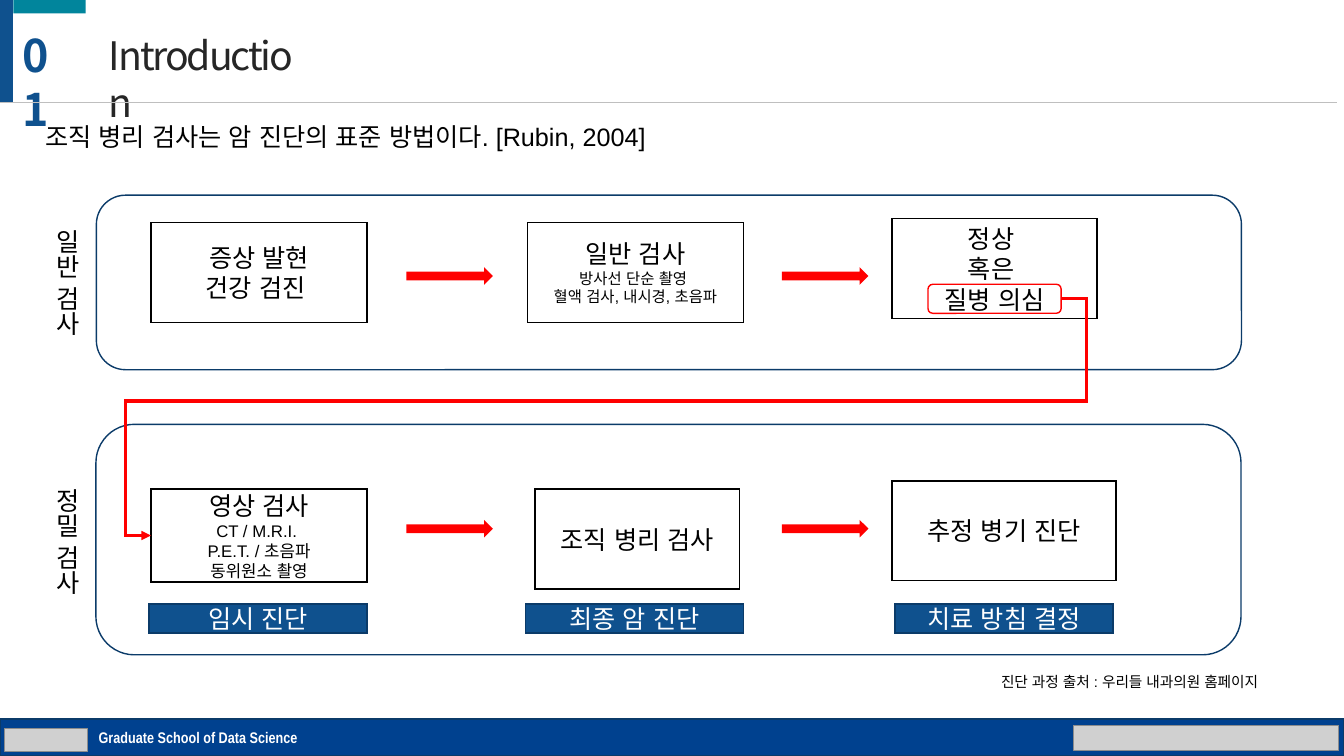
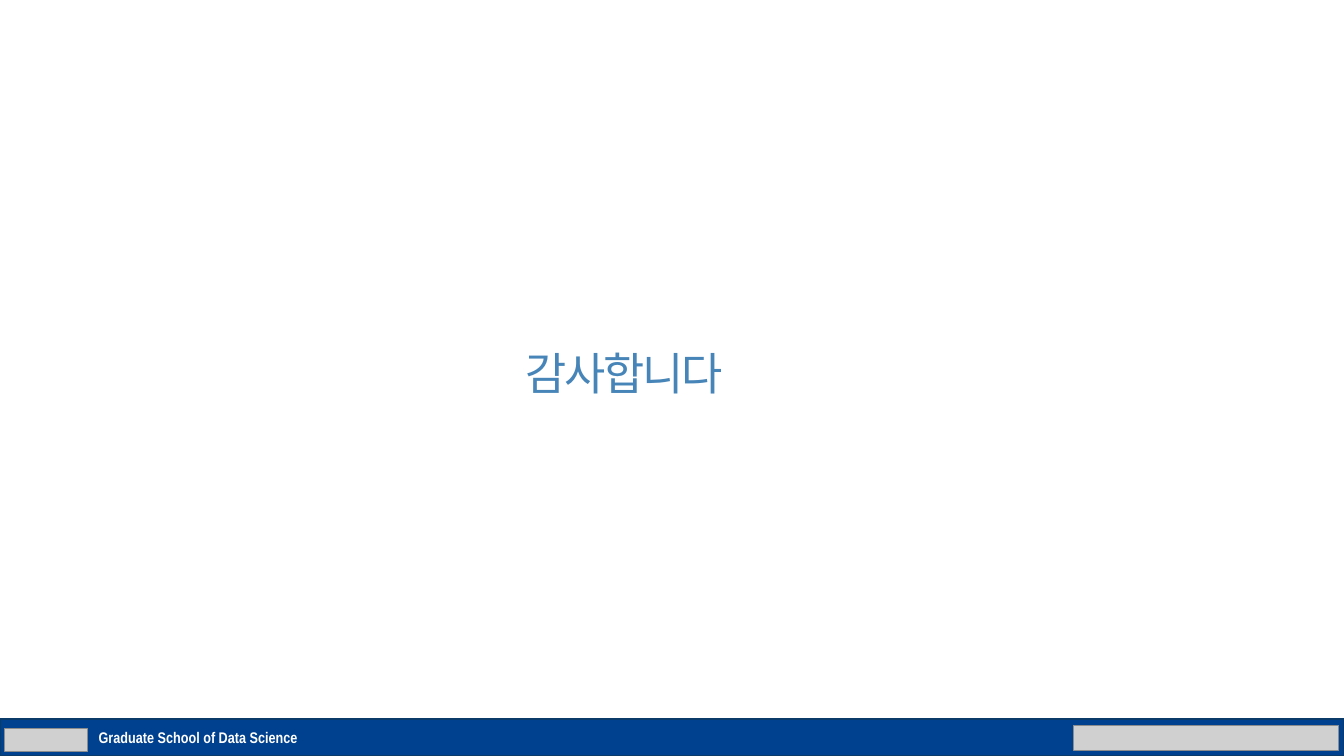
Before and after one commit to gusrn0505/TIL, a slide deck: slide 21 of 씨젠/발표 자료(다듬는 중).pptx (slide 22 before the commit). Drawn at 1344x756 pixels with LibreOffice and Linux fonts; fonts in the diff are those of the drawing; grey boxes stand for pictures. Boxes give left, top, right and bottom in pixels: in the first picture for what was removed or moved away, otherwise in the second. Text is boxed around its words. In the diff, an @@ line names an element or a change of style, - is before the commit and + after.

```diff
--- a/씨젠/발표 자료(다듬는 중).pptx
+++ b/씨젠/발표 자료(다듬는 중).pptx
@@ group removed at (0, 0, 1338, 103): 2 rectangles, 2 texts, 1 line @@
-Introduction
-01
@@ text removed at (45, 120, 646, 152) @@
-조직 병리 검사는 암 진단의 표준 방법이다. [Rubin, 2004]
@@ rounded rectangle removed at (97, 196, 1242, 370) @@
@@ text removed at (56, 230, 79, 335) @@
-일반 검사
@@ rectangle removed at (151, 223, 368, 323) @@
-증상 발현
-건강 검진
@@ rectangle removed at (527, 223, 744, 323) @@
-일반 검사
-방사선 단순 촬영
-혈액 검사, 내시경, 초음파
@@ rectangle removed at (892, 219, 1097, 319) @@
-정상
-혹은
-질병 의심
@@ right arrow removed at (406, 267, 493, 284) @@
@@ right arrow removed at (782, 267, 869, 284) @@
@@ elbow arrow removed from (1062, 298) to (151, 535) @@
@@ rounded rectangle removed at (929, 284, 1062, 314) @@
@@ text added at (525, 352, 723, 394), 32 pt, text #4785B8 @@
+감사합니다
@@ rounded rectangle removed at (96, 424, 1241, 655) @@
@@ text removed at (56, 489, 79, 594) @@
-정밀 검사
@@ rectangle removed at (151, 489, 368, 582) @@
-영상 검사
-CT / M.R.I.
-P.E.T. / 초음파
-동위원소 촬영
@@ rectangle removed at (535, 489, 740, 589) @@
-조직 병리 검사
@@ rectangle removed at (892, 481, 1116, 581) @@
-추정 병기 진단
@@ right arrow removed at (406, 520, 493, 537) @@
@@ right arrow removed at (782, 520, 869, 537) @@
@@ rectangle removed at (149, 604, 367, 633) @@
-임시 진단
@@ rectangle removed at (525, 604, 743, 633) @@
-최종 암 진단
@@ rectangle removed at (895, 604, 1113, 633) @@
-치료 방침 결정
@@ text removed at (1001, 674, 1258, 688) @@
-진단 과정 출처 : 우리들 내과의원 홈페이지
```
Also in this commit, not shown: 9 other slides changed, 2 slides added, 3 slides removed, 1 other file.
